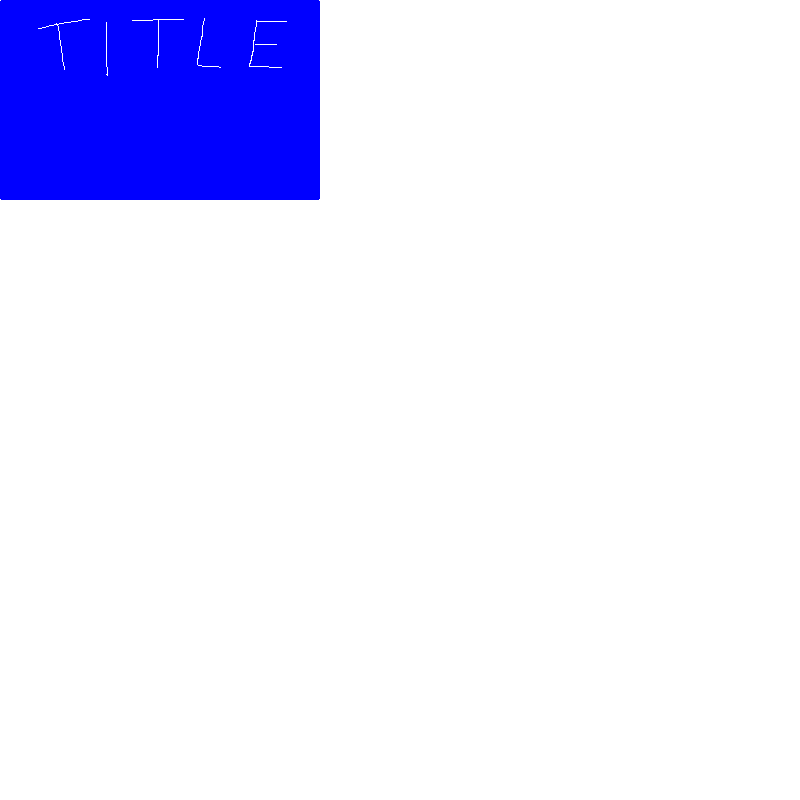
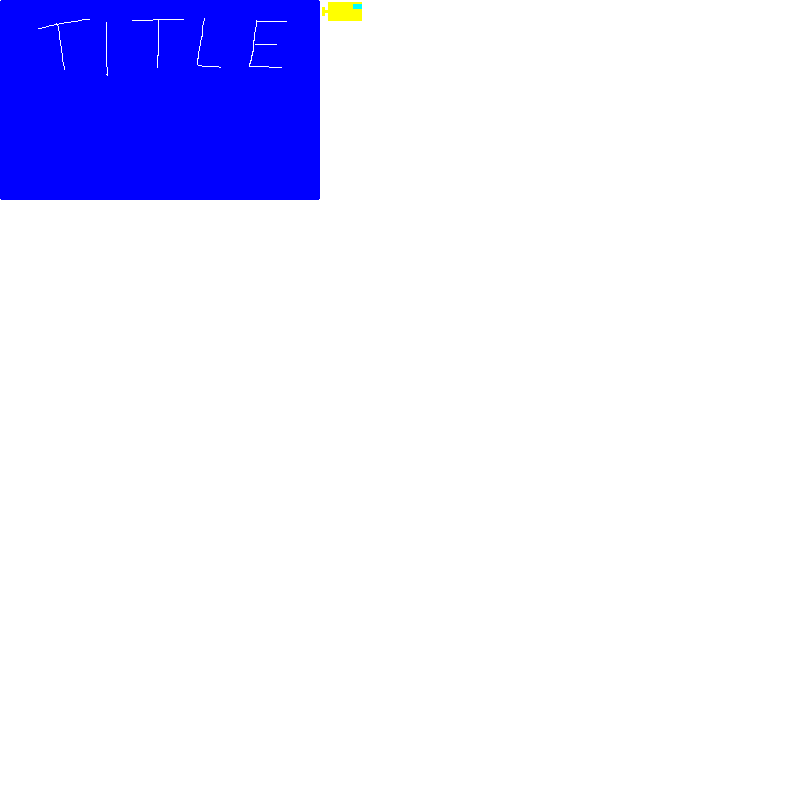
Layer changes from the first (800, 800) image to the second:
painted on "art" over [322, 2, 362, 21]
